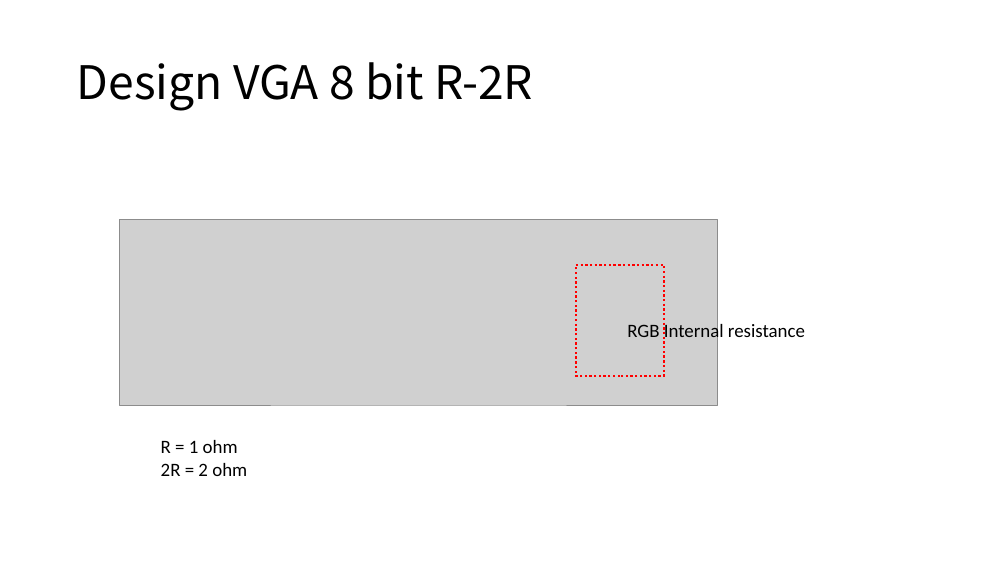
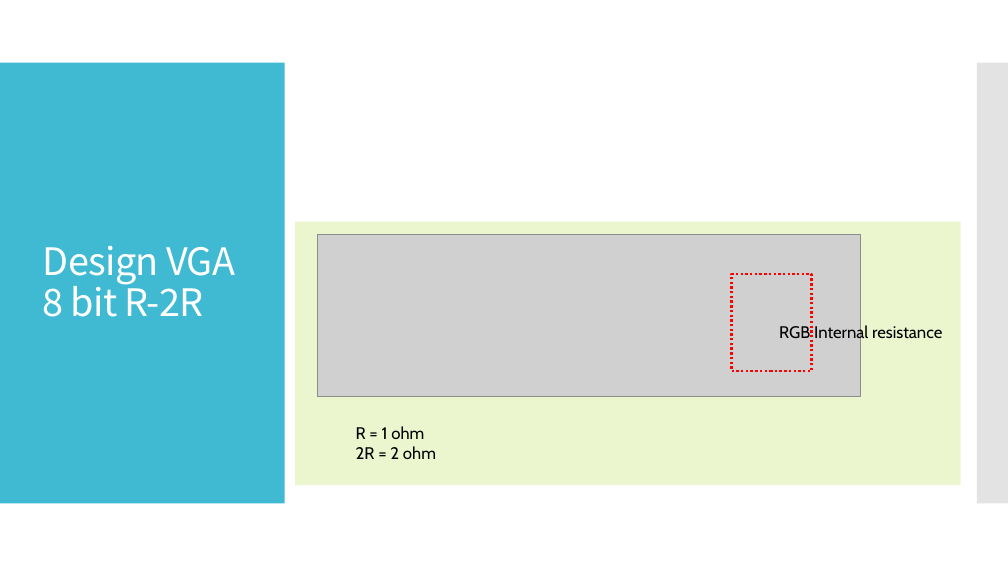
Before and after one commit to BBS86x1023/FPGA-simple-TPU, a slide deck: slide 12 of FPGA Final Project.pptx. Drawn at 1008x567 pixels with LibreOffice and Linux fonts; fonts in the diff are those of the drawing; grey boxes stand for pictures. Boxes give left, top, right and bottom in pixels: in the first picture for what was removed or moved away, otherwise in the second. Text is boxed around its words. In the diff, an @@ line names an element or a change of style, - is before the commit and + after.

```diff
--- a/FPGA Final Project.pptx
+++ b/FPGA Final Project.pptx
@@ rectangle added at box(0, 63, 285, 504), fill #40BAD2 @@
@@ rectangle added at box(977, 63, 1008, 504), fill #C8C8C8 at 50% opacity @@
@@ title "Design VGA 8 bit R-2R": place and size @@
-title "Design VGA 8 bit R-2R" at box(77, 62, 533, 111)
+title "Design VGA 8 bit R-2R" at box(43, 245, 235, 317)
@@ title "Design VGA 8 bit R-2R" at box(43, 245, 235, 317): size 44 to 36 pt, text colour #000000 to #FFFFFF, letter spacing 0 to -0.6 pt @@
@@ rectangle added at box(295, 222, 961, 485), fill #EBF6CE @@
@@ picture: place and size @@
-picture at box(119, 219, 718, 405)
+picture at box(318, 235, 861, 397)
@@ rectangle: place and size @@
-rectangle at box(576, 265, 665, 376)
+rectangle at box(732, 274, 812, 371)
@@ text "RGB Internal resistance": place and size @@
-text "RGB Internal resistance" at box(627, 321, 805, 342)
+text "RGB Internal resistance" at box(779, 324, 942, 342)
@@ text "RGB Internal resistance" at box(779, 324, 942, 342): size 18 to 16 pt, font Calibri to Cabin @@
@@ text "R = 1 ohm 2R ..." at box(356, 426, 436, 459): size 18 to 16 pt, font Calibri to Cabin @@
@@ text "R = 1 ohm 2R ...": place and size @@
-text "R = 1 ohm 2R ..." at box(161, 440, 247, 476)
+text "R = 1 ohm 2R ..." at box(356, 426, 436, 459)
```
Also in this commit, not shown: 20 other slides changed, 8 slides added, 7 slides removed.
